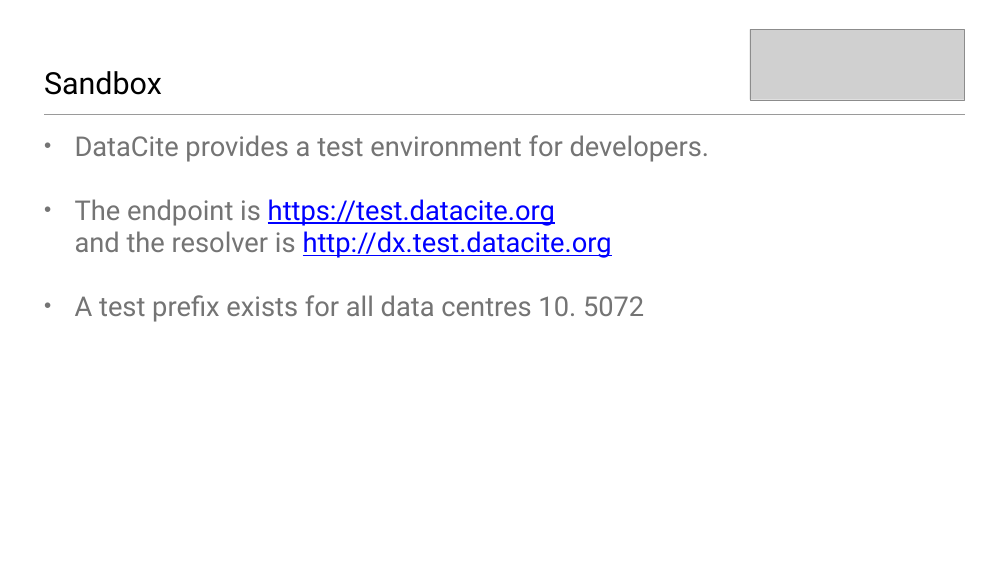
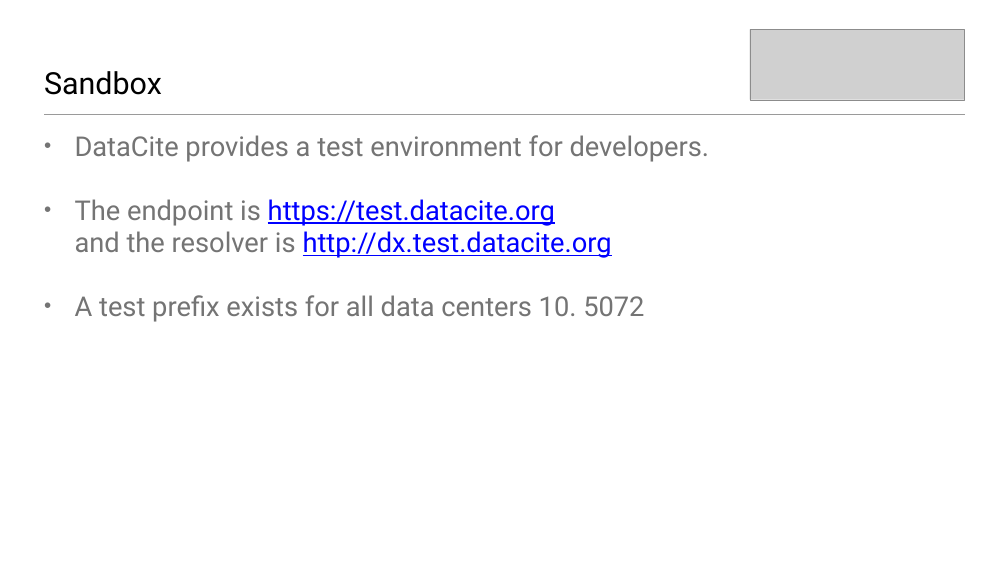
Before and after one commit to datacite/homepage, a slide deck: slide 16 of source/assets/tech_intro.pptx. Drawn at 1008x567 pixels with LibreOffice and Linux fonts; fonts in the diff are those of the drawing; grey boxes stand for pictures. Boxes give left, top, right and bottom in pixels: in the first picture for what was removed or moved away, otherwise in the second. Text is boxed around its words. In the diff, an @@ line names an element or a change of style, - is before the commit and + after.

```diff
--- a/source/assets/tech_intro.pptx
+++ b/source/assets/tech_intro.pptx
@@ text at (75,295,644,322): text changed @@
-• A test prefix exists for all data centres 10. 5072
+• A test prefix exists for all data centers 10. 5072
```
Also in this commit, not shown: 1 other slide changed, 2 other files.
